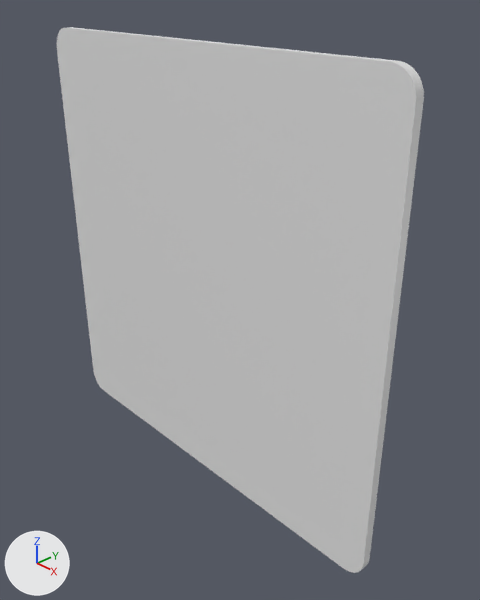
The Blender file Models/blenderfile/square.blend: old version first, new version second.
The view is the same before and after, from a 50 mm camera at (1.034, -0.852, 0.614) aimed at (0.072, 0.052, -0.034). The lights are fixed; the arrows at lower left show +X, +Y and +Z.
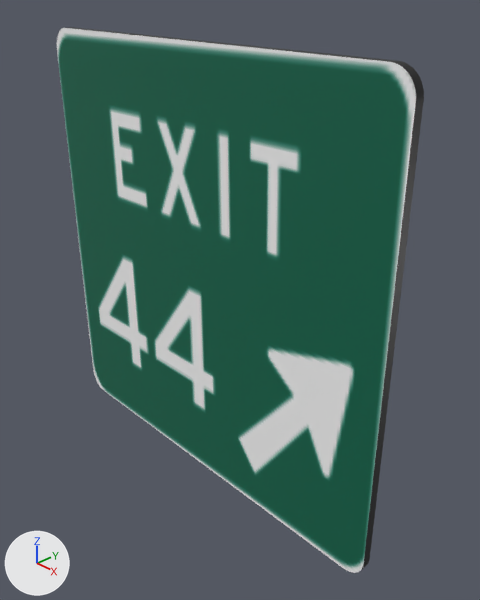
The change in detail:
Picture 'E5-1a.png' (img_e5_1a_png) is new.
In material 'Material' (mat_material), base_color is no longer (0.8, 0.8, 0.8), white #e7e7e7.
In material 'Material' (mat_material), texture is now set to img_e5_1a_png.
me_cube has 408 vertices, 206 faces and spans x -50.0..50.0, y 0.0, z -1.0..1.0.
me_cube is used by ob_cube; location (0.0, 0.0, 0.0); scale (0.01, 0.5, 0.5).
me_cube part 1: texture (UV) coordinates of 2 of 206 faces, centred in x 0.0, y 0.0, z 0.0, changed; they spanned u 0.01..0.99, v 0.02..0.99 and now span u 0.02..0.98, v 0.02..0.98.

Pixel boxes [x1, y1, x2, y2] of what changed, in the pictures (480 x 600 px):
'Cube', surface changed (grey to green)
    both: [57, 27, 424, 573]
part 1 of me_cube, surface changed (grey to green)
    both: [57, 28, 416, 573]
